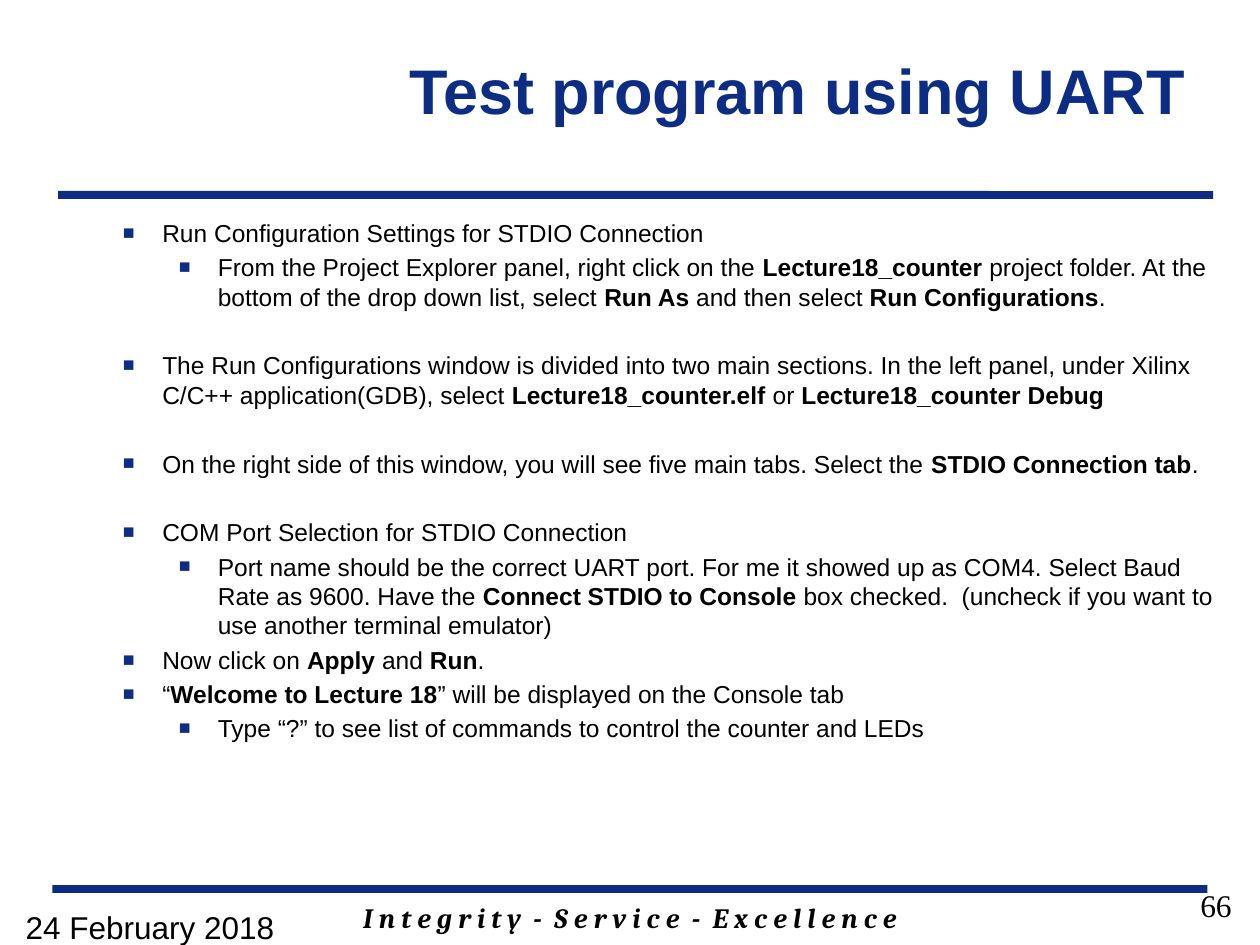
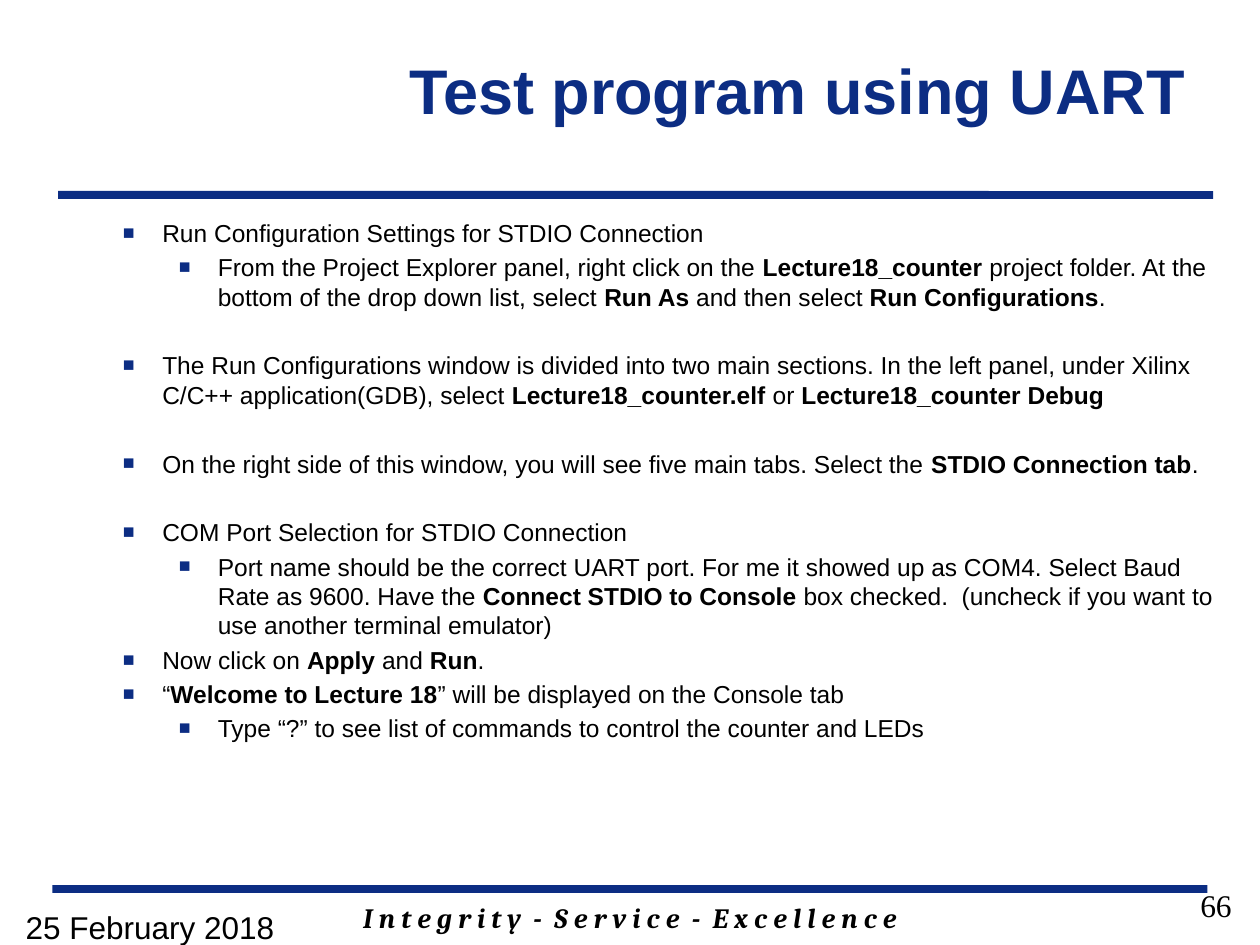
Before and after one commit to GeorgeYork/ECE383_web, a slide deck: slide 66 of lecture/slides/ECE_383_Lec18_2018.pptx. Drawn at 1260x945 pixels with LibreOffice and Linux fonts; fonts in the diff are those of the drawing; background and template pictures are left out. Boxes give left, top, right and bottom in pixels: in the first picture for what was removed or moved away, otherwise in the second. Text is boxed around its words. In the diff, an @@ line names an element or a change of style, - is before the commit and + after.

```diff
--- a/lecture/slides/ECE_383_Lec18_2018.pptx
+++ b/lecture/slides/ECE_383_Lec18_2018.pptx
@@ text at [26,916,274,945]: text changed @@
-24 February 2018
+25 February 2018
```
Also in this commit, not shown: 5 other slides changed, 2 slides added, 1 slide removed.
